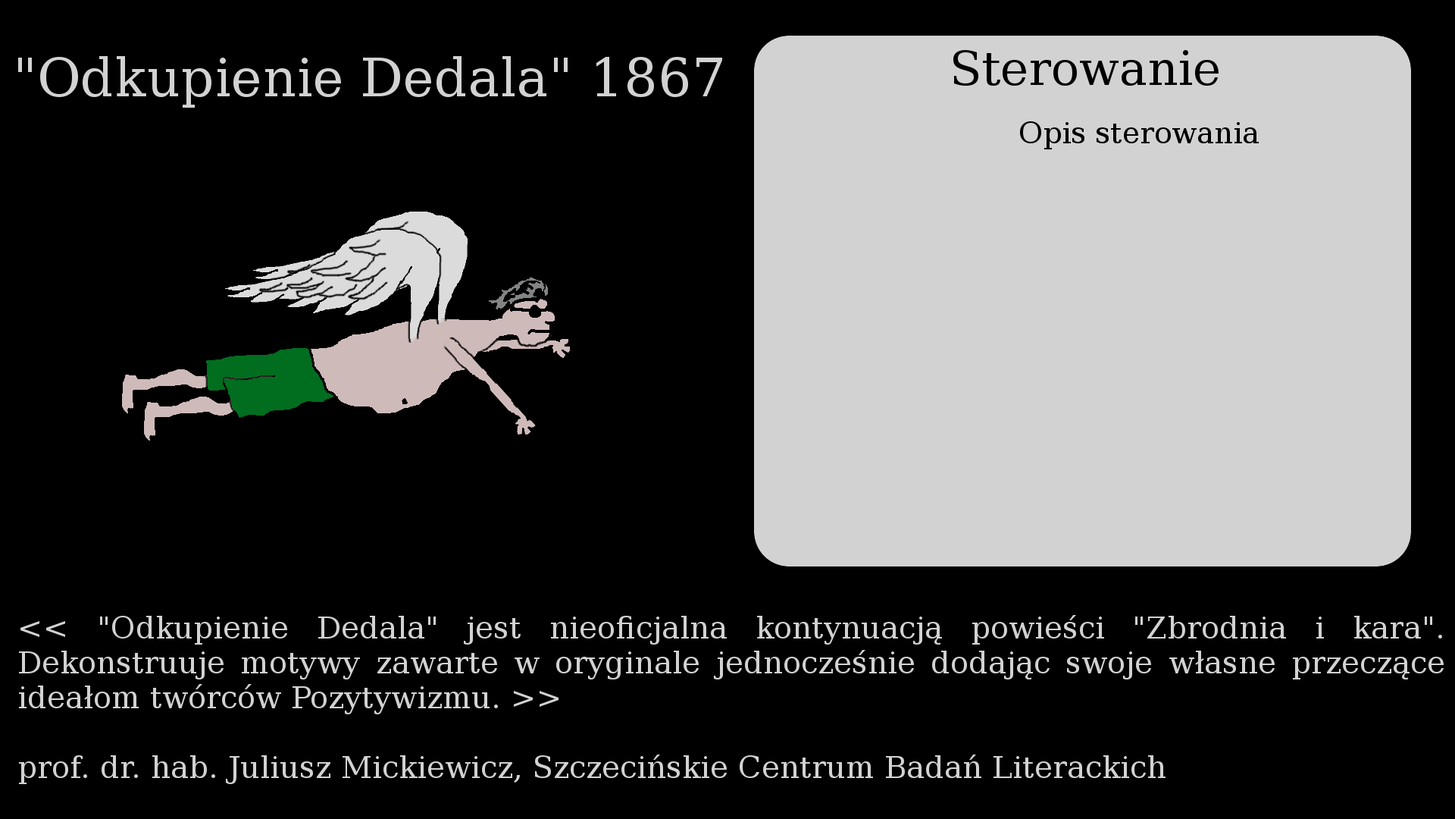
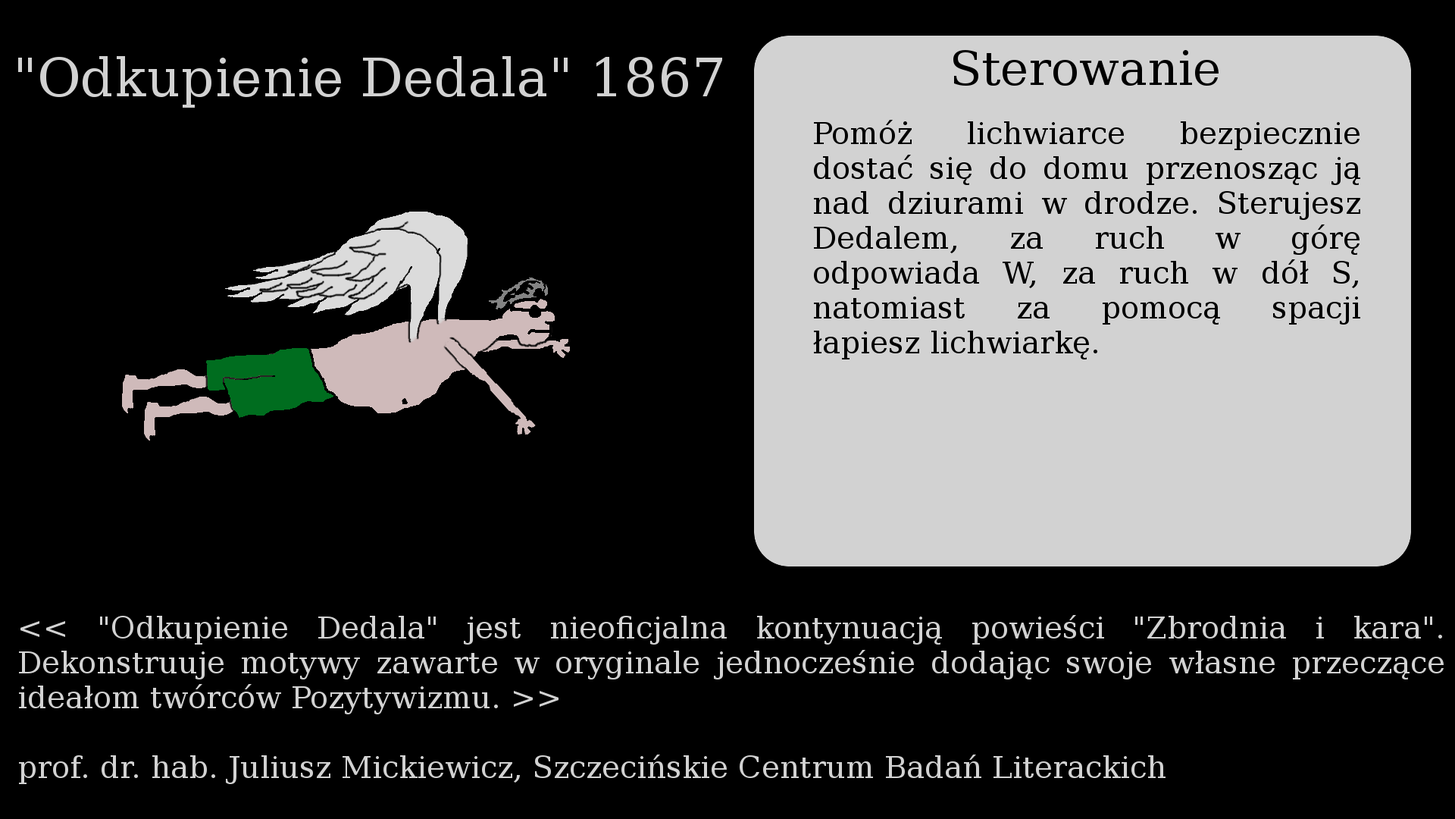
Layer changes from the first 1455×819 image to the second:
renamed "Opis sterowania ..." to "Pomóż lichwiarce bezpiecznie d...", painted on it over bbox(813, 119, 1361, 360)
